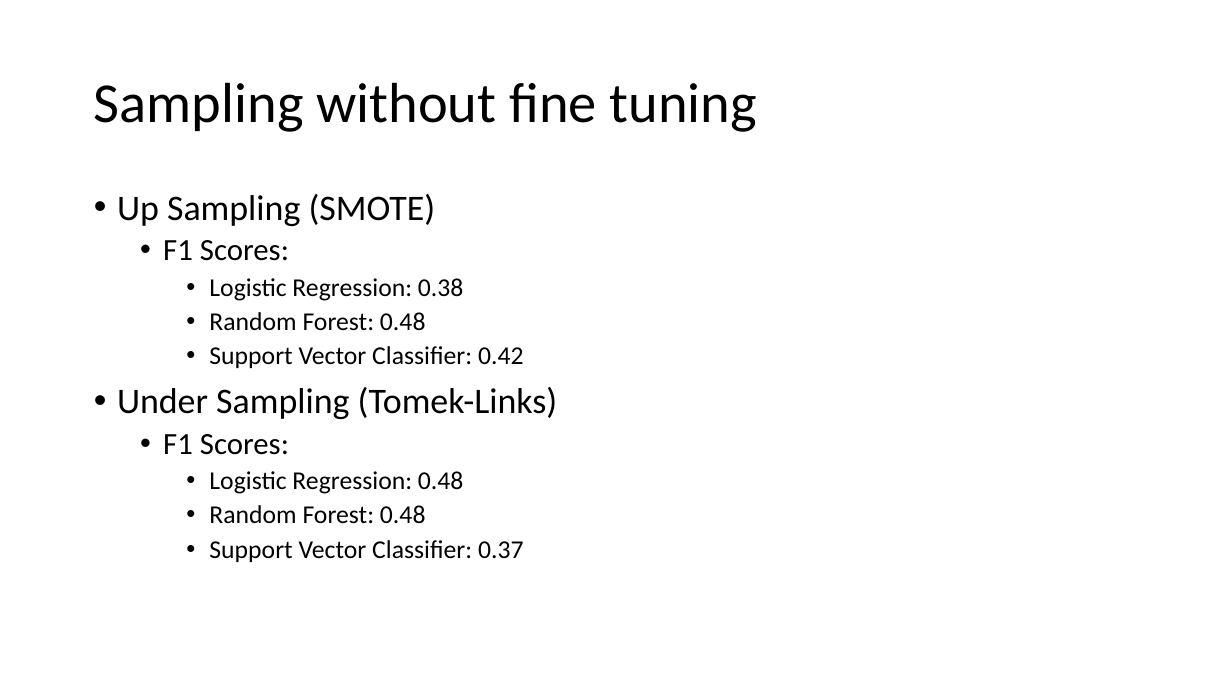
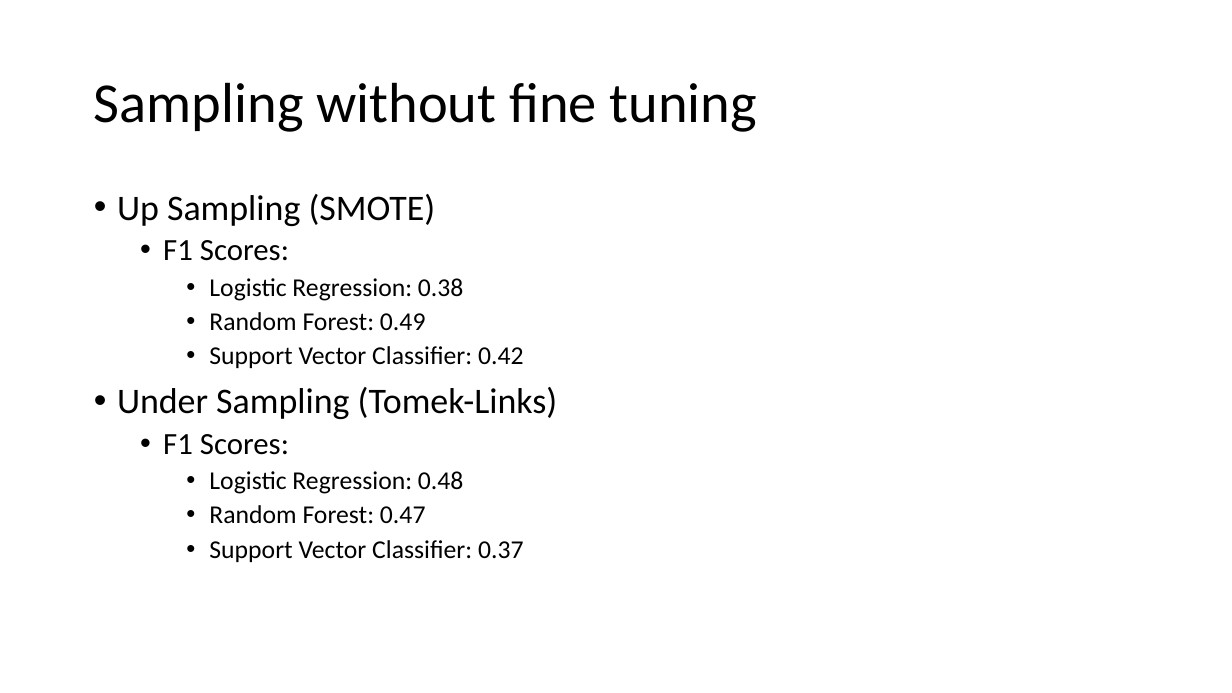
Before and after one commit to adilmukhtar82/PdM, a slide deck: slide 13 of docs/Presentation.pptx. Drawn at 1232x693 pixels with LibreOffice and Linux fonts; fonts in the diff are those of the drawing. Boxes give left, top, right and bottom in pixels: in the first picture for what was removed or moved away, otherwise in the second. Text is boxed around its words. In the diff, an @@ line names an element or a change of style, - is before the commit and + after.

Commit message:
presentation

```diff
--- a/docs/Presentation.pptx
+++ b/docs/Presentation.pptx
@@ text at (209, 312, 426, 331): text changed @@
-    • Random Forest: 0.48
+    • Random Forest: 0.49
@@ text at (209, 505, 426, 524): text changed @@
-    • Random Forest: 0.48
+    • Random Forest: 0.47
```
Also in this commit, not shown: 1 other file.
